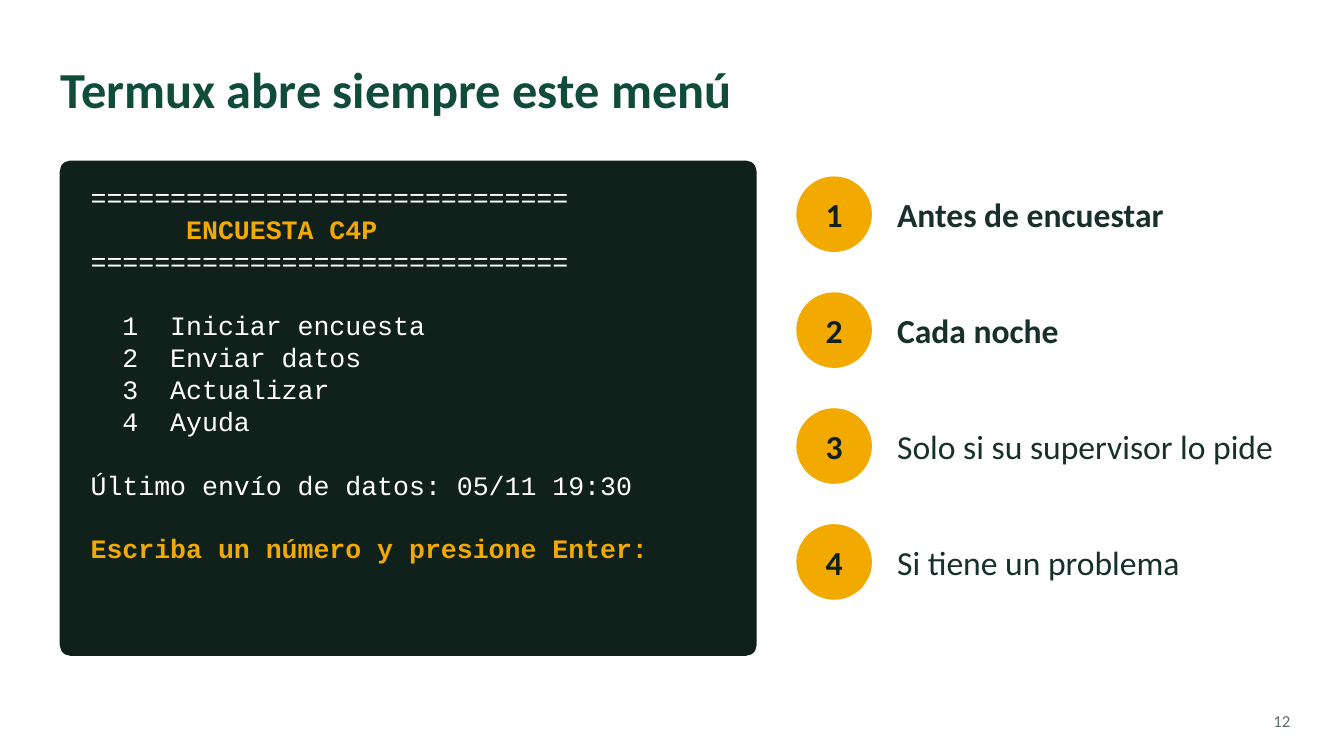
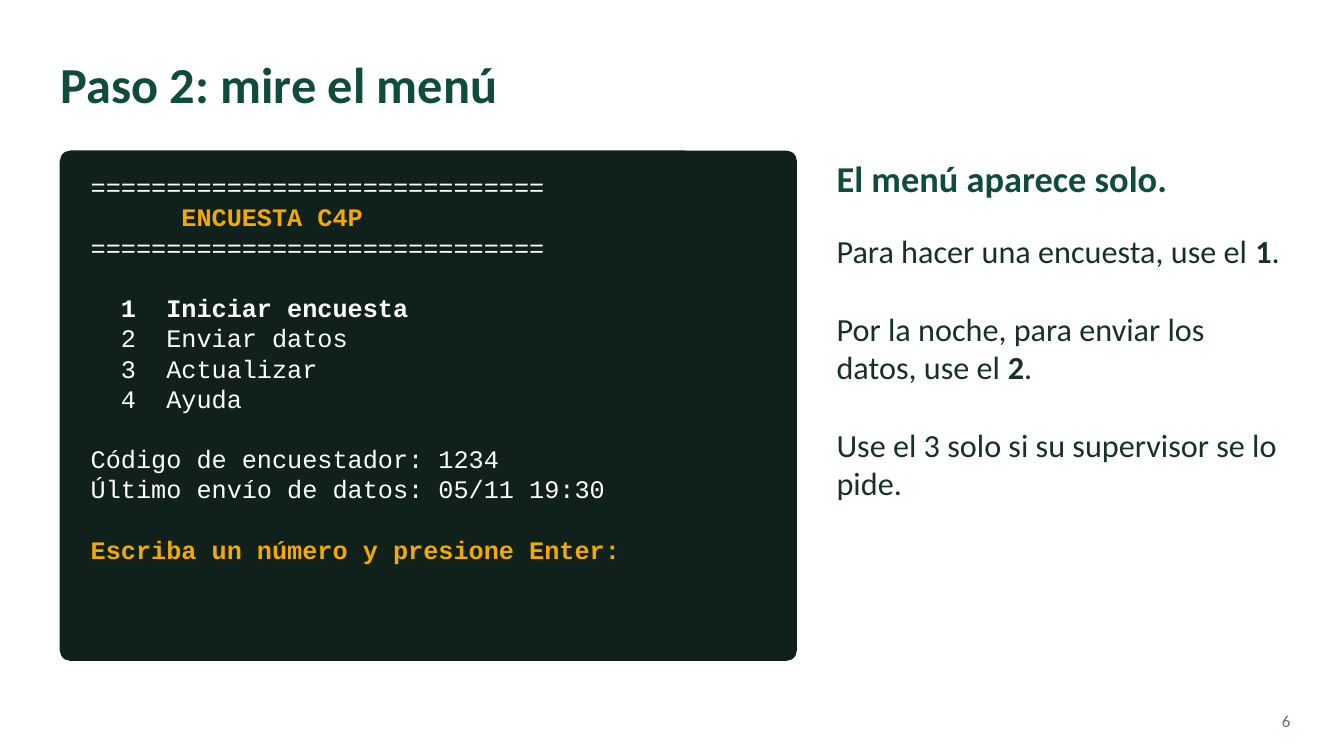
Before and after one commit to CecileRichetta/survey_offline_Colombia, a slide deck: slide 6 of offline/capacitacion/C4P_capacitacion_tablet.pptx (slide 12 before the commit). Drawn at 1344x756 pixels with LibreOffice and Linux fonts; fonts in the diff are those of the drawing. Boxes give left, top, right and bottom in pixels: in the first picture for what was removed or moved away, otherwise in the second. Text is boxed around its words. In the diff, an @@ line names an element or a change of style, - is before the commit and + after.

```diff
--- a/offline/capacitacion/C4P_capacitacion_tablet.pptx
+++ b/offline/capacitacion/C4P_capacitacion_tablet.pptx
@@ title at (60, 67, 497, 104): text changed @@
-Termux abre siempre este menú
+Paso 2: mire el menú
@@ rounded rectangle: place and size @@
-rounded rectangle at (60, 161, 756, 655)
+rounded rectangle at (60, 151, 797, 660)
@@ text "==============================": place and size @@
-text "==============================" at (91, 221, 648, 564)
+text "==============================" at (91, 209, 620, 565)
@@ ellipse removed at (797, 176, 872, 252) @@
-1
@@ text added at (837, 166, 1167, 198), 26 pt, text #0F4C3A, bold @@
+El menú aparece solo.
@@ text at (91, 209, 620, 565): size 19 to 18 pt in "==============================", "ENCUESTA C4P", "==============================", "1 Iniciar encuesta" and 5 more places; bold on in "1 Iniciar encuesta" @@
@@ text removed at (897, 203, 1164, 228) @@
-Antes de encuestar
@@ text added at (837, 240, 1279, 501), 23 pt, text #17302A @@
+Para hacer una encuesta, use el 1.
+Por la noche, para enviar los datos, use el 2.
+Use el 3 solo si su supervisor se lo pide.
@@ ellipse removed at (797, 292, 872, 368) @@
-2
@@ text removed at (897, 319, 1059, 344) @@
-Cada noche
@@ ellipse removed at (797, 408, 872, 484) @@
-3
@@ text removed at (897, 435, 1273, 465) @@
-Solo si su supervisor lo pide
@@ text at (91, 450, 498, 474): paragraph added @@
+Código de encuestador: 1234
@@ ellipse removed at (797, 524, 872, 600) @@
-4
@@ text removed at (897, 551, 1179, 581) @@
-Si tiene un problema
@@ page number at (1282, 715, 1290, 727): text changed @@
-12
+6
```
Also in this commit, not shown: 7 other slides changed, 9 slides added, 12 slides removed, 10 other files.
